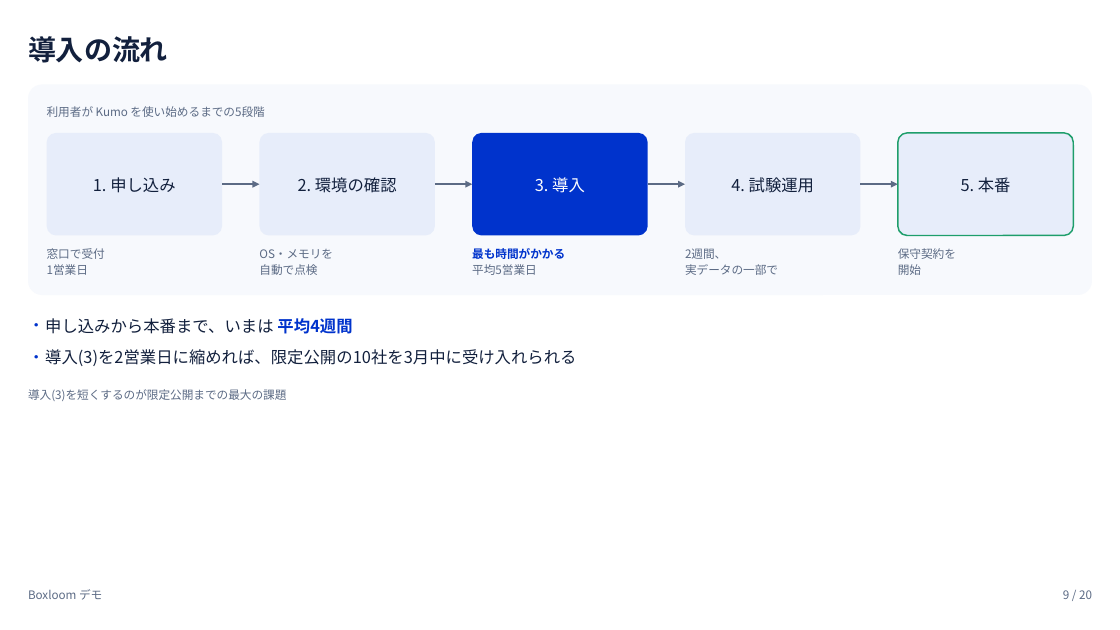
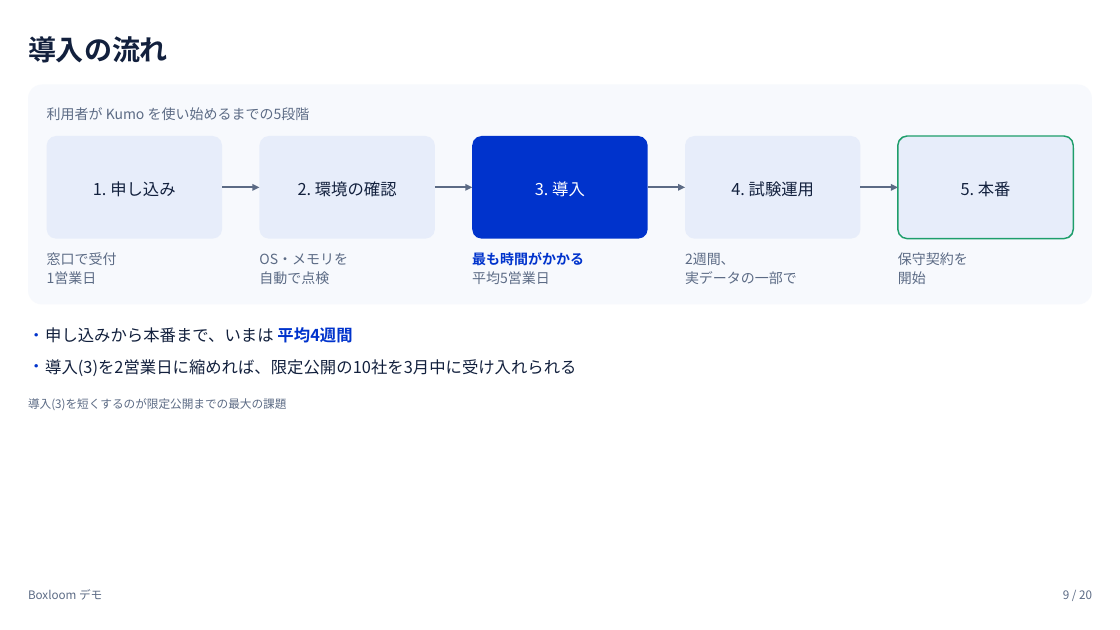
Before and after one commit to tjst-t/boxloom, a slide deck: slide 9 of boxloom/out/subsystems_showcase_light.pptx. Drawn at 1120x630 pixels with LibreOffice and Linux fonts; fonts in the diff are those of the drawing. Boxes give left, top, right and bottom in pixels: in the first picture for what was removed or moved away, otherwise in the second. Text is boxed around its words. In the diff, an @@ line names an element or a change of style, - is before the commit and + after.

```diff
--- a/boxloom/out/subsystems_showcase_light.pptx
+++ b/boxloom/out/subsystems_showcase_light.pptx
@@ rounded rectangle: place and size @@
-rounded rectangle at <box>28,85,1092,296</box>
+rounded rectangle at <box>28,85,1092,305</box>
@@ rounded rectangle at <box>28,85,1092,305</box>: proportions changed @@
@@ 5 rounded rectangles, 4 arrows: place and size @@
-5 rounded rectangles, 4 arrows at <box>47,133,1074,235</box>
+5 rounded rectangles, 4 arrows at <box>47,136,1074,239</box>
@@ size 10 to 12 pt; line spacing 13.5pt to 16.2pt in 6 elements at <box>47,107,310,120</box>, <box>47,252,117,284</box>, <box>259,253,348,284</box>, <box>472,252,584,284</box>, <box>685,253,797,284</box>, <box>898,252,968,284</box> @@
@@ 3 texts: place and size @@
-3 texts at <box>28,318,576,401</box>
+3 texts at <box>28,327,576,410</box>
```
Also in this commit, not shown: 8 other slides changed, 21 other files.
